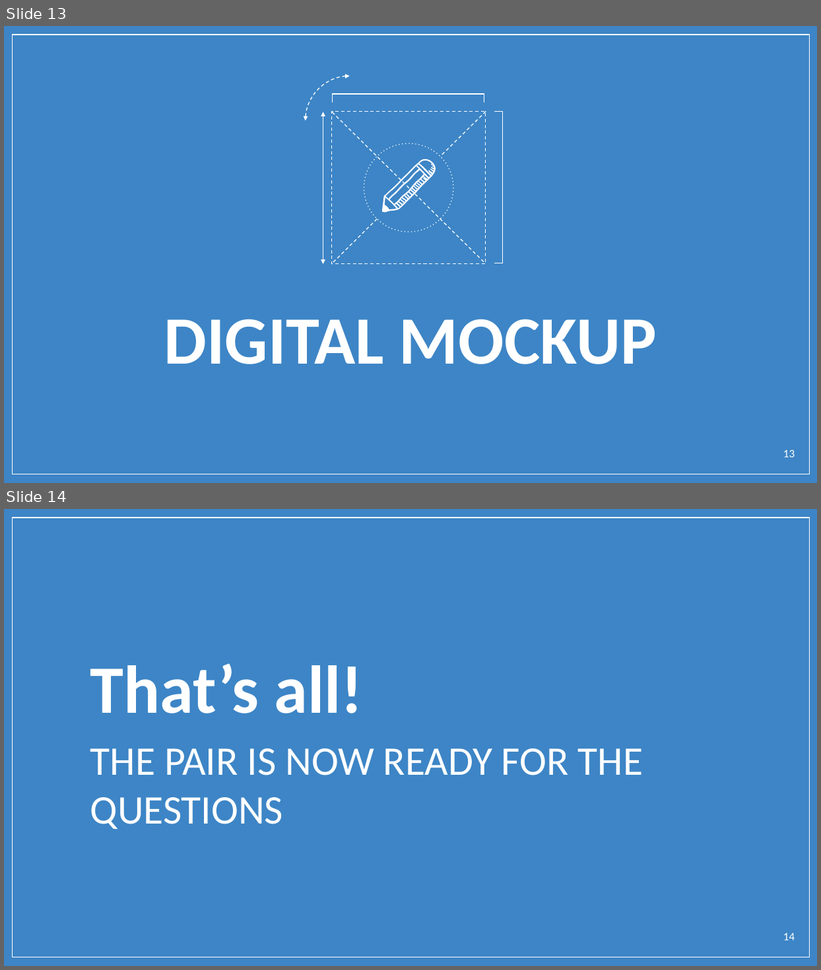
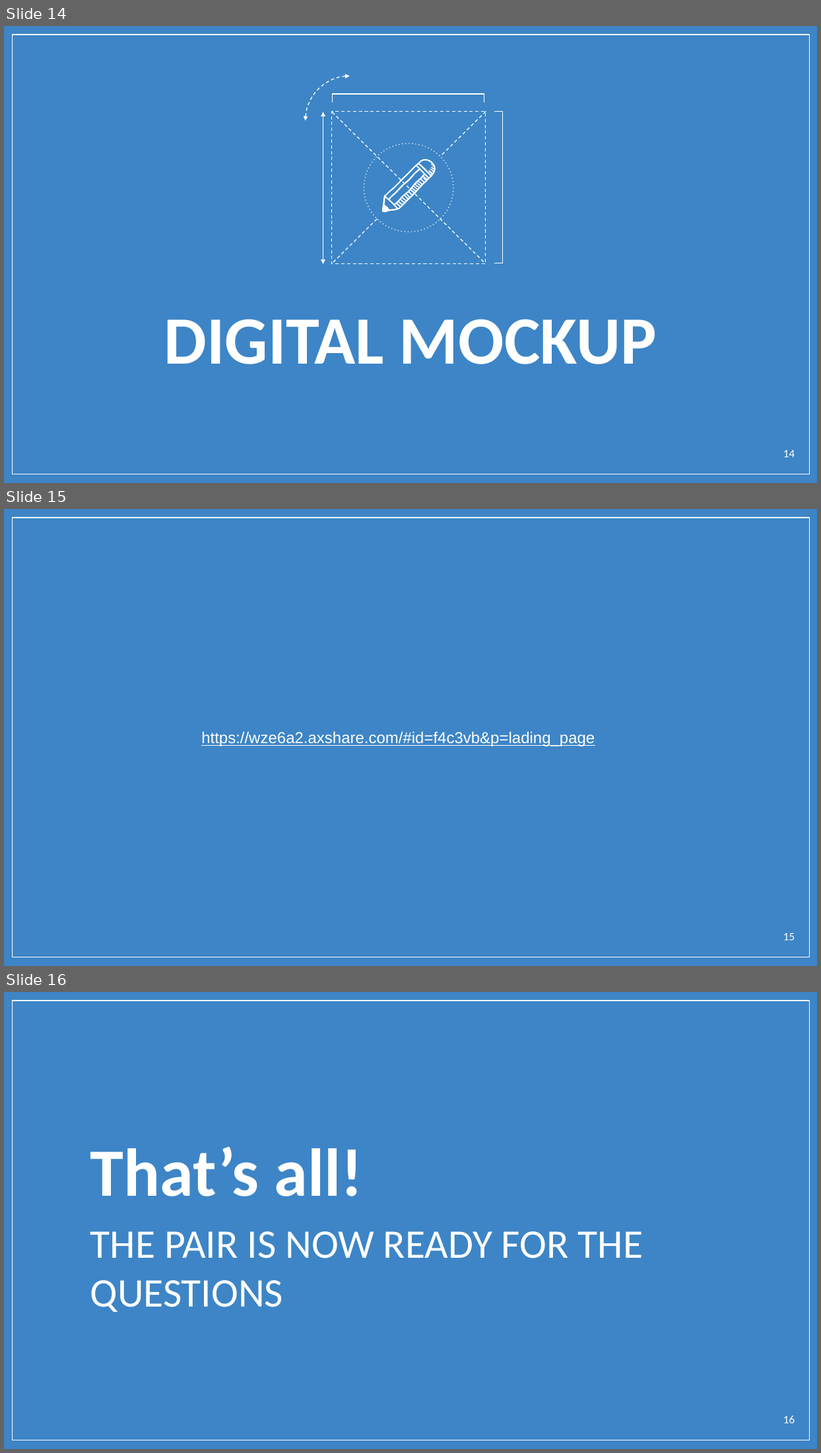
Before and after one commit to jbcaridad/userdessf181-A1-jbcaridad-emgarcia, a slide deck: UIUX/Connect.pptx. Shown one above the other, each under a label of ours: slides 13 and 14 before the commit, slides 14, 15 and 16 after it. The pictures are 821x970 and 821x1453 pixels, drawn with LibreOffice and Linux fonts; fonts in the diff are those of the drawing; background and template pictures are left out. Boxes give left, top, right and bottom in pixels: in the first picture for what was removed or moved away, otherwise in the second. Text is boxed around its words. In the diff, an @@ line names an element or a change of style, - is before the commit and + after.

```diff
--- a/UIUX/Connect.pptx
+++ b/UIUX/Connect.pptx
@@ slide 15 added at (4, 509, 817, 966), background picture (left out); not listed: 1 template element that a slide beside it also shows @@
@@ text added at (201, 731, 595, 747), 14 pt, text #FFFFFF, underline @@
+https://wze6a2.axshare.com/#id=f4c3vb&p=lading_page
@@ page number added at (783, 933, 795, 941), 10 pt, text #FFFFFF @@
+15
@@ what was slide 13 is now slide 14 @@
@@ page number at (783, 450, 795, 458): text changed @@
-13
+14
@@ what was slide 14 is now slide 16 @@
@@ page number at (783, 1416, 795, 1424): text changed @@
-14
+16
```
Also in this commit, not shown: 1 slide changed, 2 other slides added, 1 slide removed.
